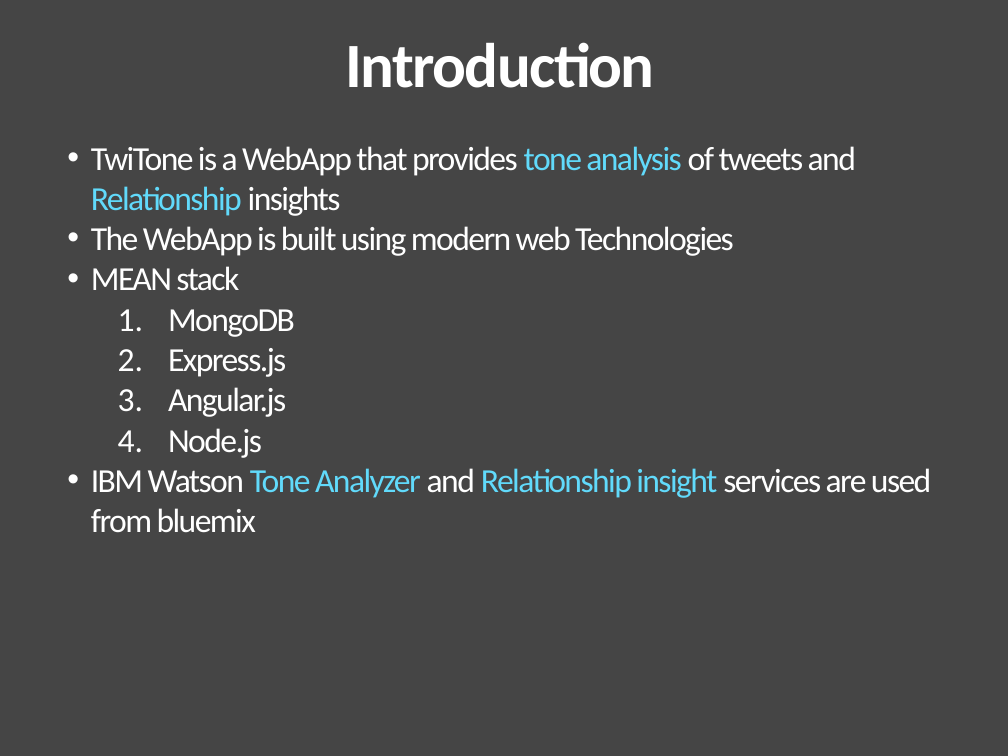
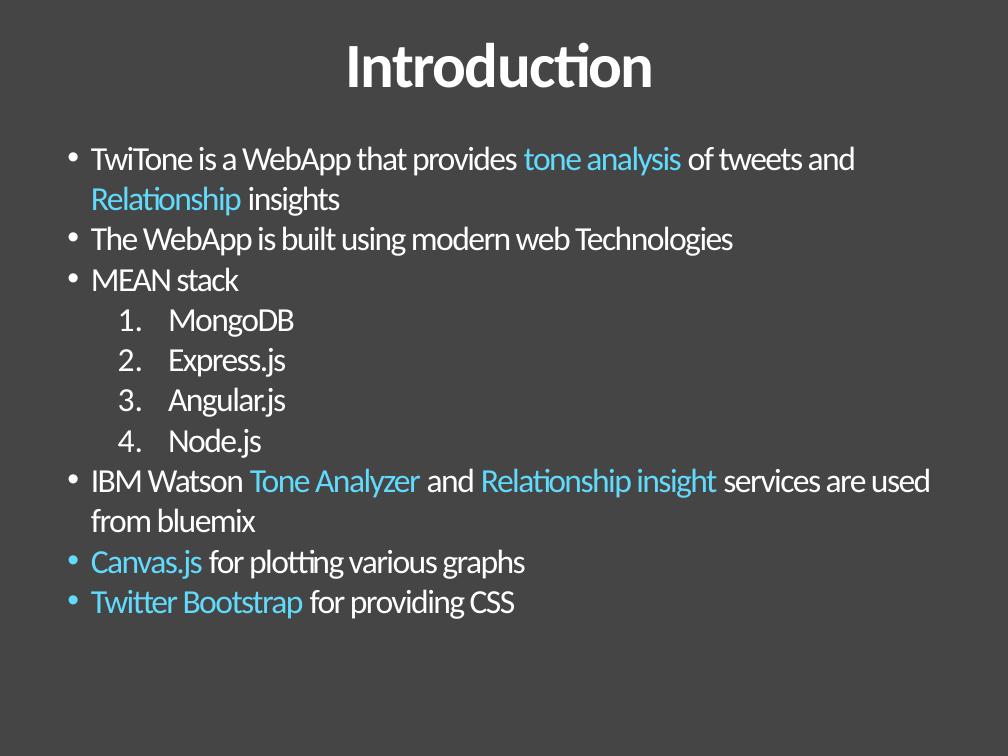
Before and after one commit to LadwaAditya/TwiTone, a slide deck: slide 2 of Presentation.pptx. Drawn at 1008x756 pixels with LibreOffice and Linux fonts; fonts in the diff are those of the drawing. Boxes give left, top, right and bottom in pixels: in the first picture for what was removed or moved away, otherwise in the second. Text is boxed around its words. In the diff, an @@ line names an element or a change of style, - is before the commit and + after.

Commit message:
refactor: Modified Presentation

```diff
--- a/Presentation.pptx
+++ b/Presentation.pptx
@@ text at [91, 549, 525, 619]: paragraphs added @@
+• Canvas.js for plotting various graphs
+• Twitter Bootstrap for providing CSS
```
Also in this commit, not shown: 1 other slide changed, 2 slides added, 3 slides removed.
